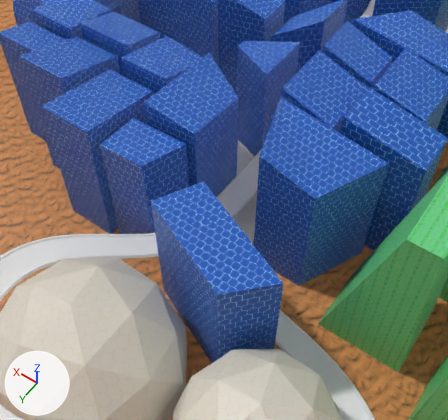
Before and after pictures for a commit that changed the Blender file scene/track7/World.blend.
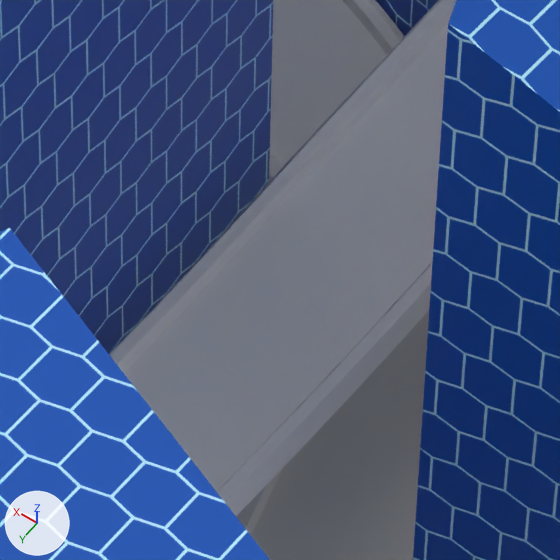
Each version is shown from a 50 mm lens placed at (-478.0, 693.0, 1045.0), pointed at (-1.0, 24.0, -6.0), then close up on the part from 45% to 61% of the width and 36% to 53% of the height. The lights are fixed; the arrows at lower left show +X, +Y and +Z.

Script lines for the objects in view, before the commit:
```python
me_cube_000 = bpy.data.meshes.new('Cube.000')
me_cube_000.from_pydata(...)  # 304 vertices, 464 faces; spans x -342.0..700.0, y -821.0..509.0, z -95.0..325.0
me_cube_000.materials.append(mat_glass_png)  # picture img_glass_png
me_track = bpy.data.meshes.new('Track')
me_track.from_pydata(...)  # 45 vertices, 52 faces; spans x -31.6..31.6, y -32.1..32.1, z -3.5..1.3
me_track.materials.append(mat_material_003)  # its picture is missing
ob_cube = bpy.data.objects.new('Cube', me_cube_000)
ob_cube.location = (0.0, -202.5, 0.0)
ob_track = bpy.data.objects.new('Track', me_track)
ob_track.location = (0.0, -202.5, 0.0)
ob_track.rotation_euler = (0.0, 0.0, 3.142)  # degrees (0, 0, 180)
_m = ob_track.modifiers.new('Array', 'ARRAY')
_m.fit_type = 'FIT_CURVE'
_m.curve = ob_path
_m.constant_offset_displace = (0.0, 0.0, 0.0)
_m.relative_offset_displace = (0.0, 1.0, 0.0)
_m.use_merge_vertices = True
_m.use_merge_vertices_cap = True
_m.merge_threshold = 1.0
_m = ob_track.modifiers.new('Curve', 'CURVE')
_m.object = ob_path
_m.deform_axis = 'POS_Y'
```
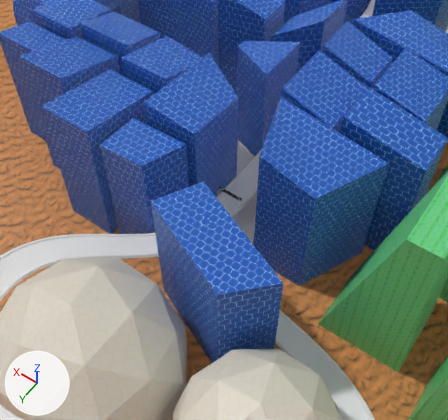
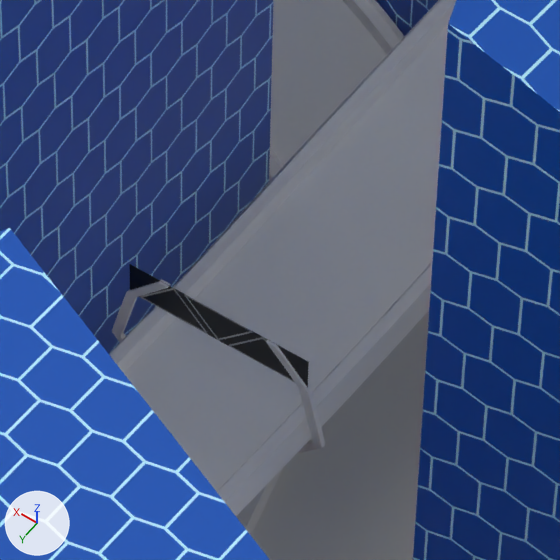
Pixel boxes (x1, y1, x2, y2) of what changed, in the close-ups (560 x 560 px):
'Sign', added (black): after (129, 264, 309, 388)
'Post', added: after (112, 279, 325, 453)

The change in detail:
Picture 'Sign.png' (img_sign_png) is new.
Material 'Sign.png' (mat_sign_png) is new.
Its texture is img_sign_png.
Mesh me_plane is new.
It has 4 vertices, 1 face and spans x -29.6..29.6, y 0.0, z 18.0..29.8.
It uses material mat_sign_png (picture img_sign_png).
Mesh me_post is new.
It has 32 vertices, 30 faces and spans x -35.5..35.5, y -0.8..0.8, z -10.5..29.7.
Object 'Sign' (ob_sign) is new; it shows me_plane.
Its location is (0.0, 0.0, 0.0).
Object 'Post' (ob_post) is new; it shows me_post.
Its location is (0.0, 0.0, 0.0).
